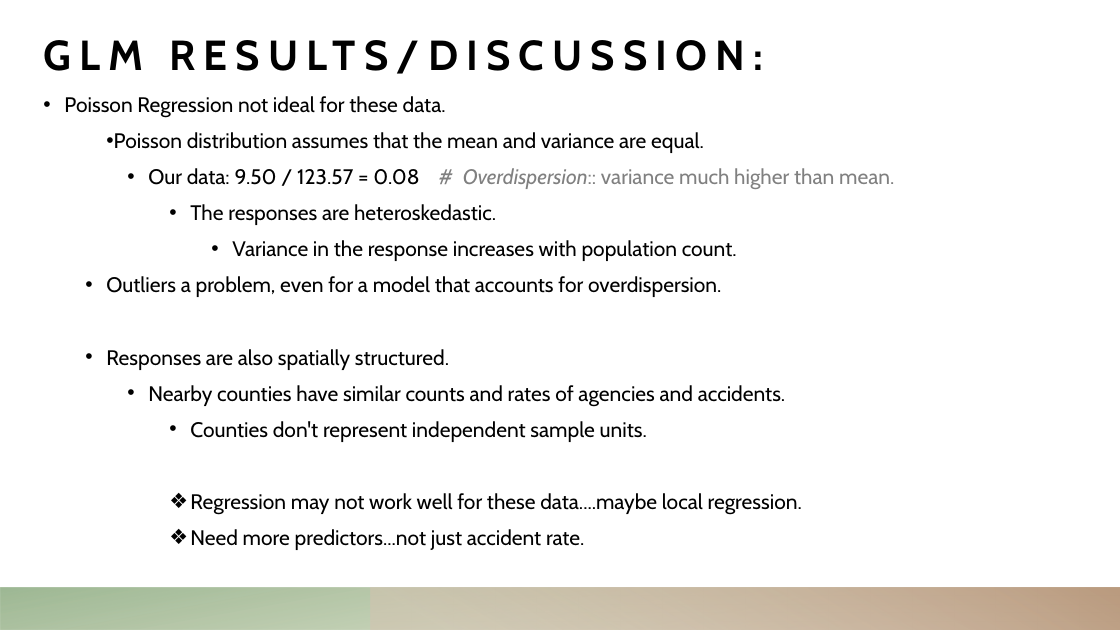
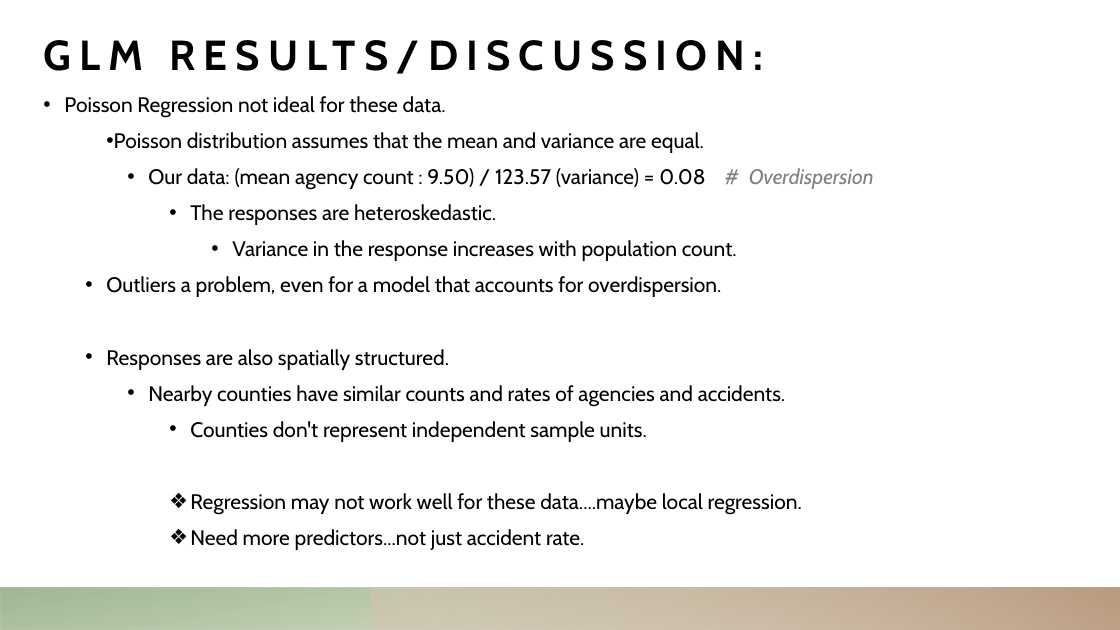
Before and after one commit to erinlzheng/project1, a slide deck: slide 17 of Project_1_Final.pptx (slide 16 before the commit). Drawn at 1120x630 pixels with LibreOffice and Linux fonts; fonts in the diff are those of the drawing. Boxes give left, top, right and bottom in pixels: in the first picture for what was removed or moved away, otherwise in the second. Text is boxed around its words. In the diff, an @@ line names an element or a change of style, - is before the commit and + after.

```diff
--- a/Project_1_Final.pptx
+++ b/Project_1_Final.pptx
@@ text at <box>148,168,874,190</box>: text changed; text colour #808080 to #000000 @@
-    • Our data: 9.50 / 123.57 = 0.08 # Overdispersion:: variance much higher than mean.
+    • Our data: (mean agency count : 9.50) / 123.57 (variance) = 0.08 # Overdispersion
```
Also in this commit, not shown: 7 other slides changed, 1 slide added.
